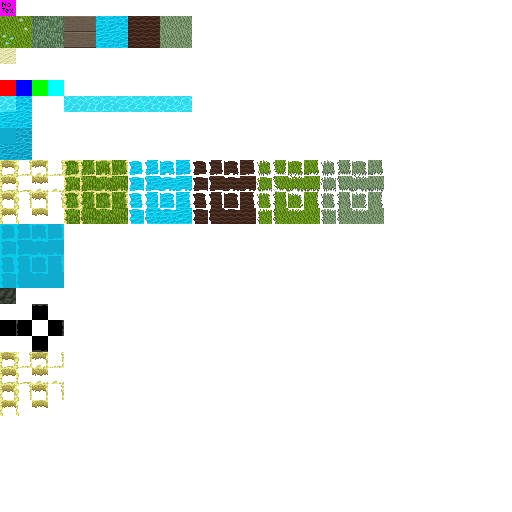
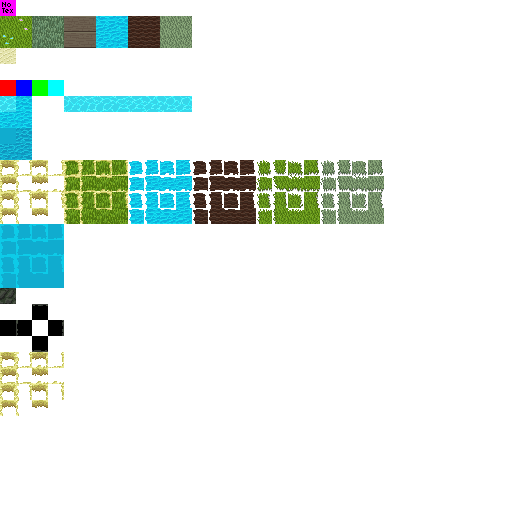
Before/after of a (512, 512) layered artwork. What changed in the layer stack:
renamed "Layer 117" to "Layer 119", painted on it over (x1=273, y1=161, x2=302, y2=207)
